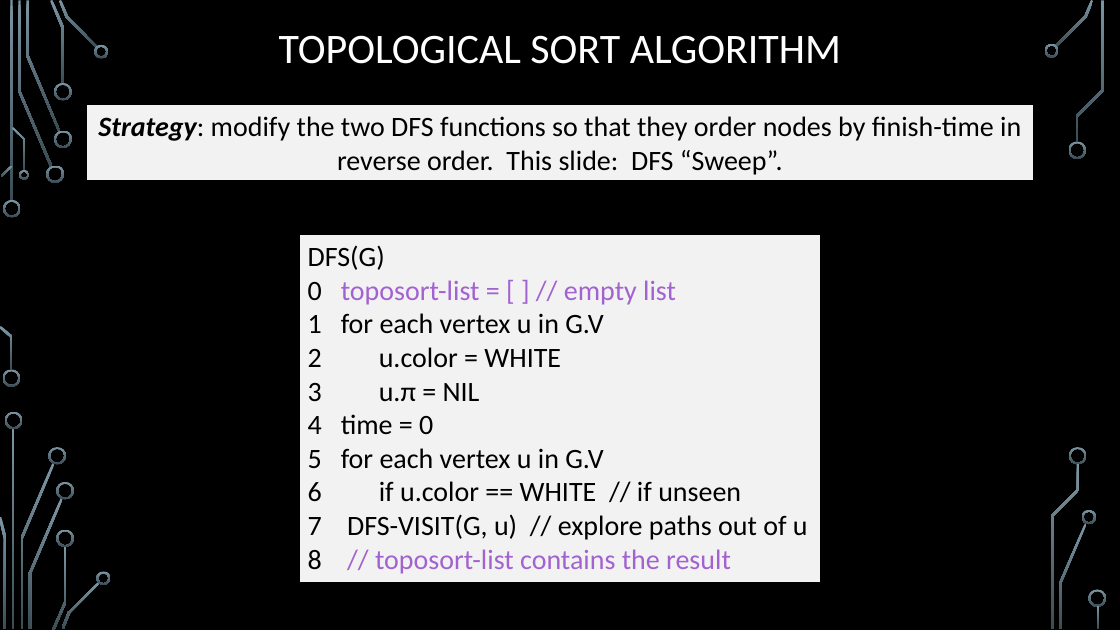
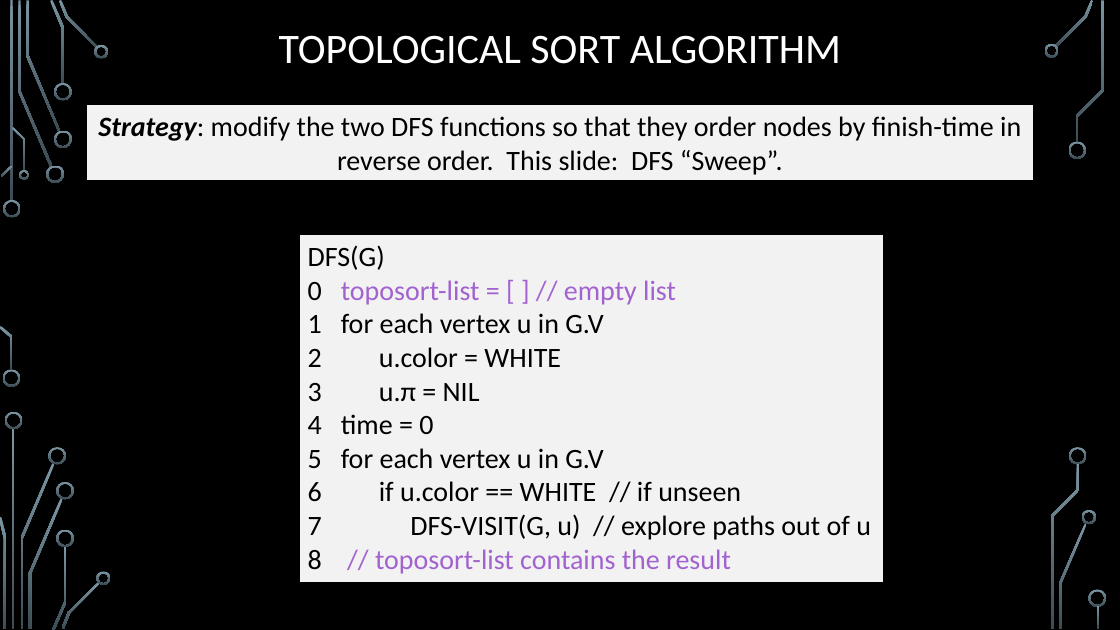
Before and after one commit to markfloryan/dsa2, a slide deck: slide 29 of slides/01-2-GraphsDFSTopoSCC.pptx. Drawn at 1120x630 pixels with LibreOffice and Linux fonts; fonts in the diff are those of the drawing; background and template pictures are left out. Boxes give left, top, right and bottom in pixels: in the first picture for what was removed or moved away, otherwise in the second. Text is boxed around its words. In the diff, an @@ line names an element or a change of style, - is before the commit and + after.

```diff
--- a/slides/01-2-GraphsDFSTopoSCC.pptx
+++ b/slides/01-2-GraphsDFSTopoSCC.pptx
@@ rectangle "DFS(G)": place and size @@
-rectangle "DFS(G)" at [299,234,820,582]
+rectangle "DFS(G)" at [299,234,884,582]
```
Also in this commit, not shown: 2 other slides changed, 27 other files.
